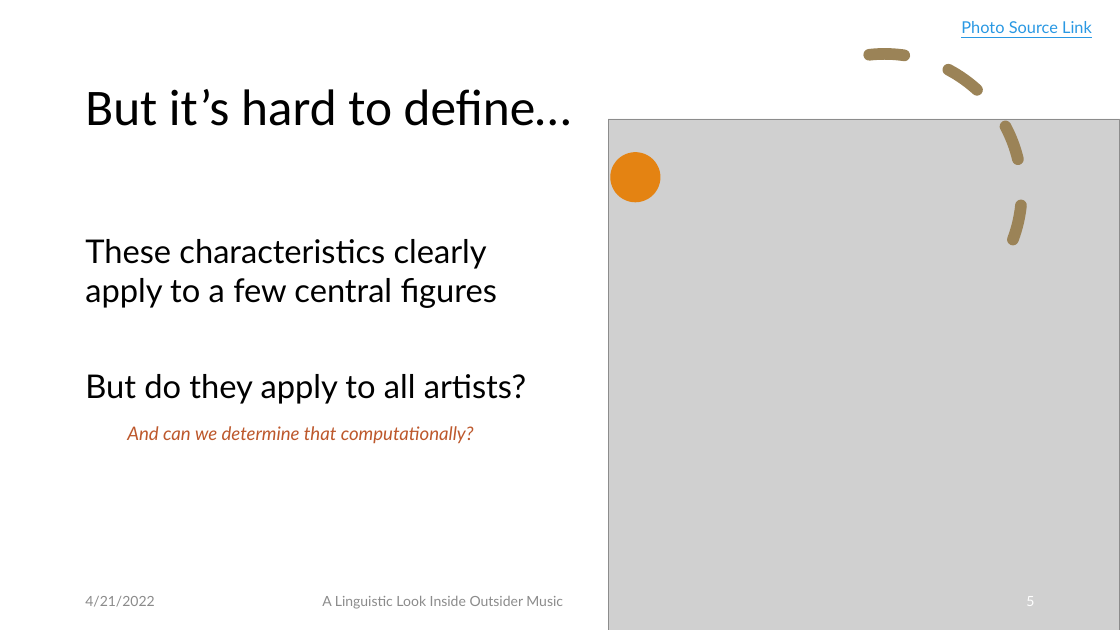
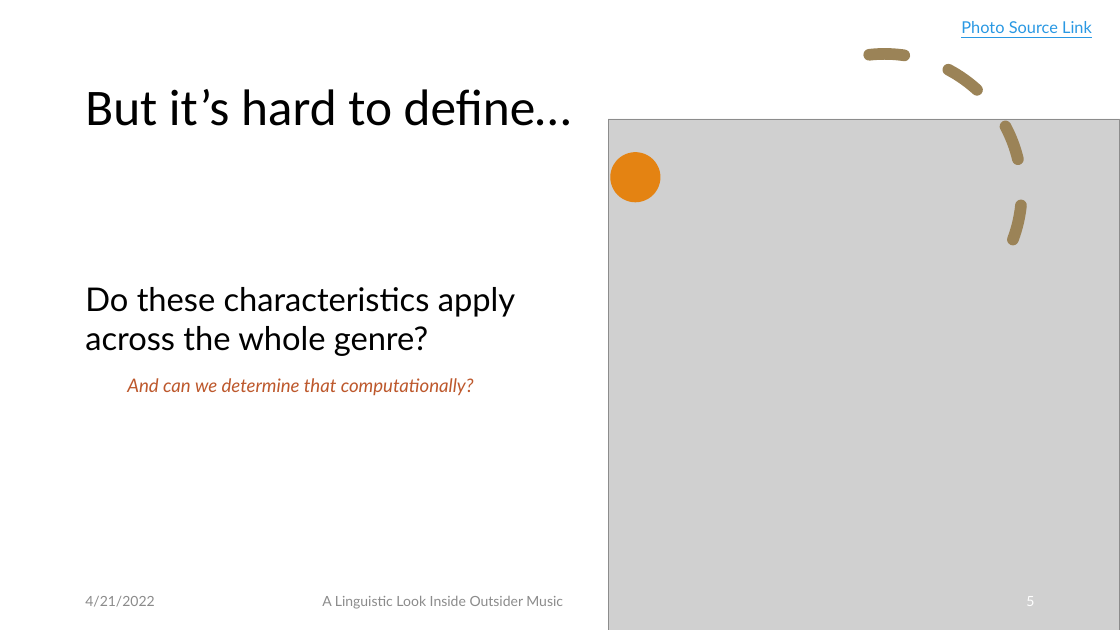
Before and after one commit to Data-Science-for-Linguists-2022/Outsider-Music-Linguistic-Analysis, a slide deck: slide 5 of presentation_4_20_22.pptx. Drawn at 1120x630 pixels with LibreOffice and Linux fonts; fonts in the diff are those of the drawing; grey boxes stand for pictures. Boxes give left, top, right and bottom in pixels: in the first picture for what was removed or moved away, otherwise in the second. Text is boxed around its words. In the diff, an @@ line names an element or a change of style, - is before the commit and + after.

```diff
--- a/presentation_4_20_22.pptx
+++ b/presentation_4_20_22.pptx
@@ text at <box>85,287,515,356</box>: text changed @@
-These characteristics clearly apply to a few central figures
-But do they apply to all artists?
+Do these characteristics apply across the whole genre?
```
Also in this commit, not shown: 6 other slides changed, 1 other file.
